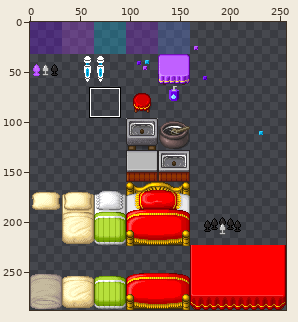
Edited in one commit: sprite sheet (homemade-tiles/Mattress.png). Above: a wide view before the commit, with the close-up outlined.
Close-up. First the earlier version:
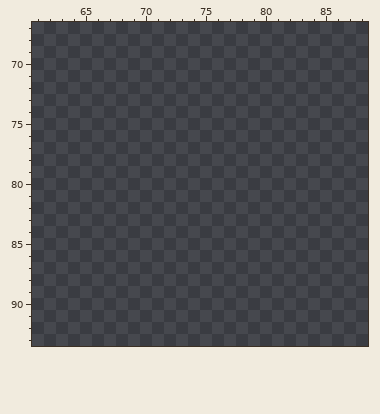
The file is 256x288 pixels. Pixels under 10% opacity are left out. Colours within 5 levels of each other are drawn and written as one. Shown: x 61..88, y 67..93.
Palette (. is transparent): 
Now the later version:
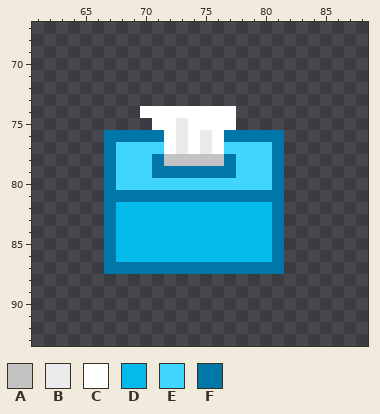
Colours new in this view: A #c3c3c3  B #ebebed  C #ffffff  D #05b9ec  E #3fd5ff  F #0076a9
Message: add tissue box
Edits made:
Changed rows in their new state; - is an unchanged pixel.
first column x 67:
74 ---CCCCCCCC----
75 ----CCBCCCC----
76 FFFFFCBCBCFFFFF
77 FEEEECBCBCEEEEF
78 FEEEFAAAAAFEEEF
79 FEEEFFFFFFFEEEF
80 FEEEEEEEEEEEEEF
81 FFFFFFFFFFFFFFF
82 FDDDDDDDDDDDDDF
83 FDDDDDDDDDDDDDF
84 FDDDDDDDDDDDDDF
85 FDDDDDDDDDDDDDF
86 FDDDDDDDDDDDDDF
87 FFFFFFFFFFFFFFF
Boxes around the changes in both close-ups, in picture pixels (x1, y1, x2, y2):
added: (104, 106, 284, 274)
